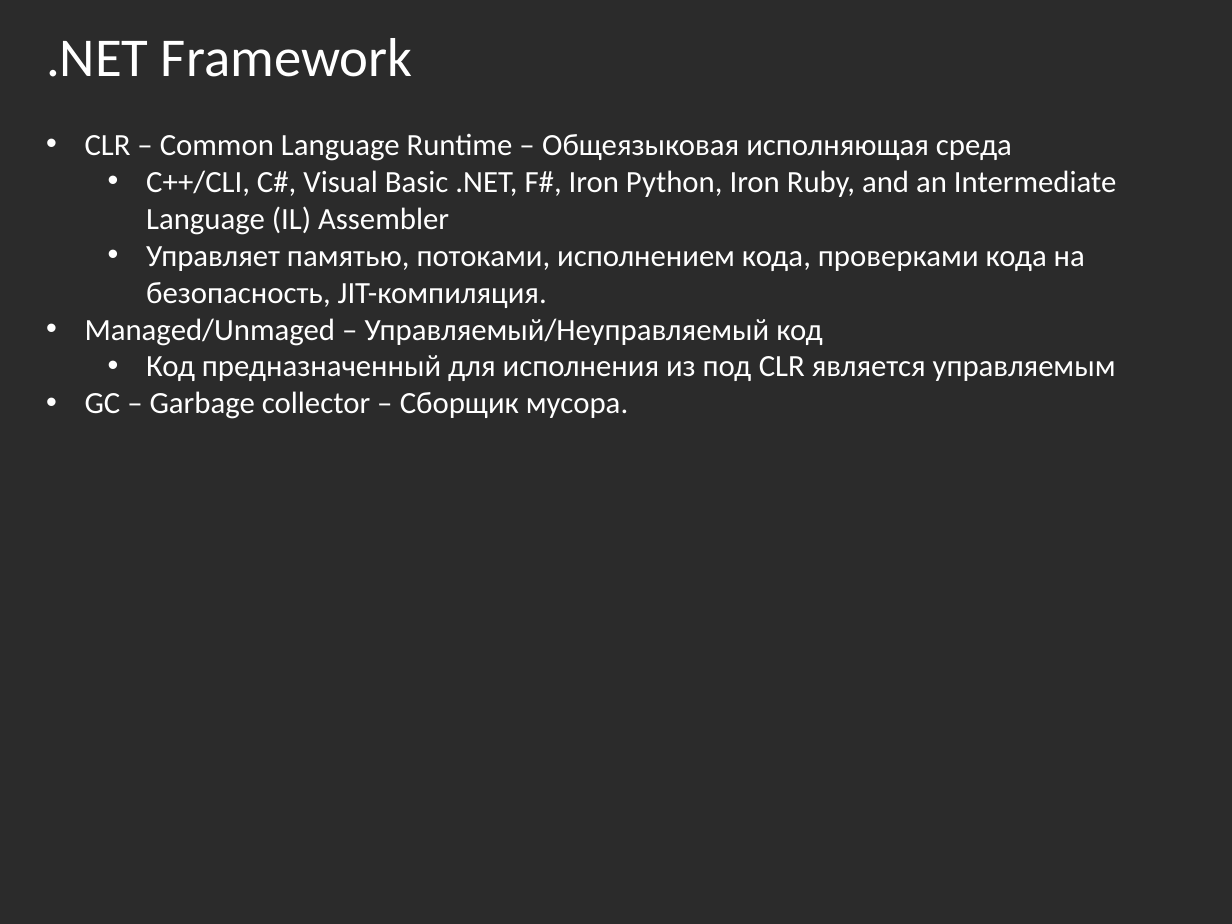
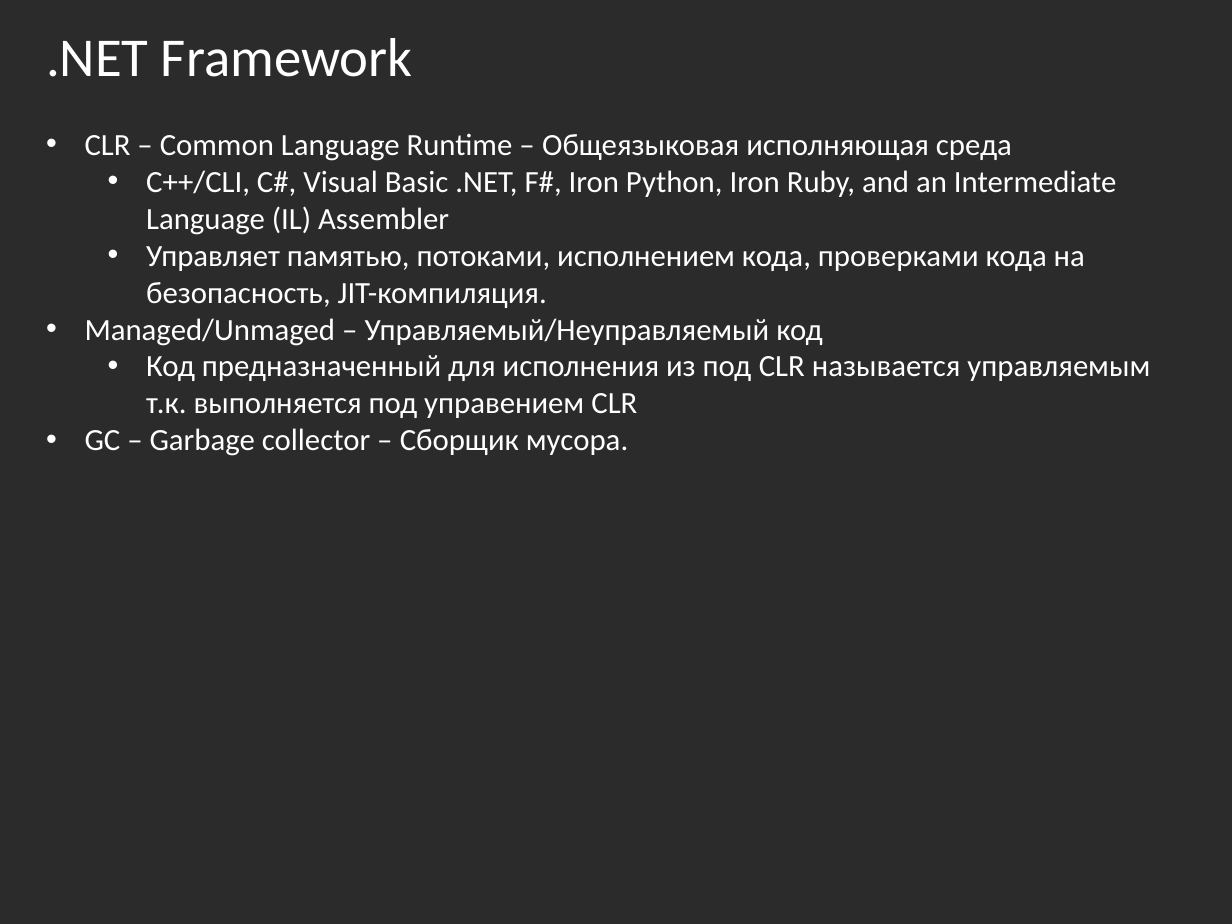
Before and after one commit to bazile/Training, a slide deck: slide 9 of Presentation/lesson-01.pptx (slide 11 before the commit). Drawn at 1232x924 pixels with LibreOffice and Linux fonts; fonts in the diff are those of the drawing; background and template pictures are left out; a plain dark background stands for a picture behind light text. Boxes give left, top, right and bottom in pixels: in the first picture for what was removed or moved away, otherwise in the second. Text is boxed around its words. In the diff, an @@ line names an element or a change of style, - is before the commit and + after.

```diff
--- a/Presentation/lesson-01.pptx
+++ b/Presentation/lesson-01.pptx
@@ text at box(146, 355, 1150, 418): text changed @@
-  • Код предназначенный для исполнения из под CLR является управляемым
+  • Код предназначенный для исполнения из под CLR называется управляемым т.к. выполняется под управением CLR
```
Also in this commit, not shown: 1 other slide changed, 2 slides added, 1 slide removed.
